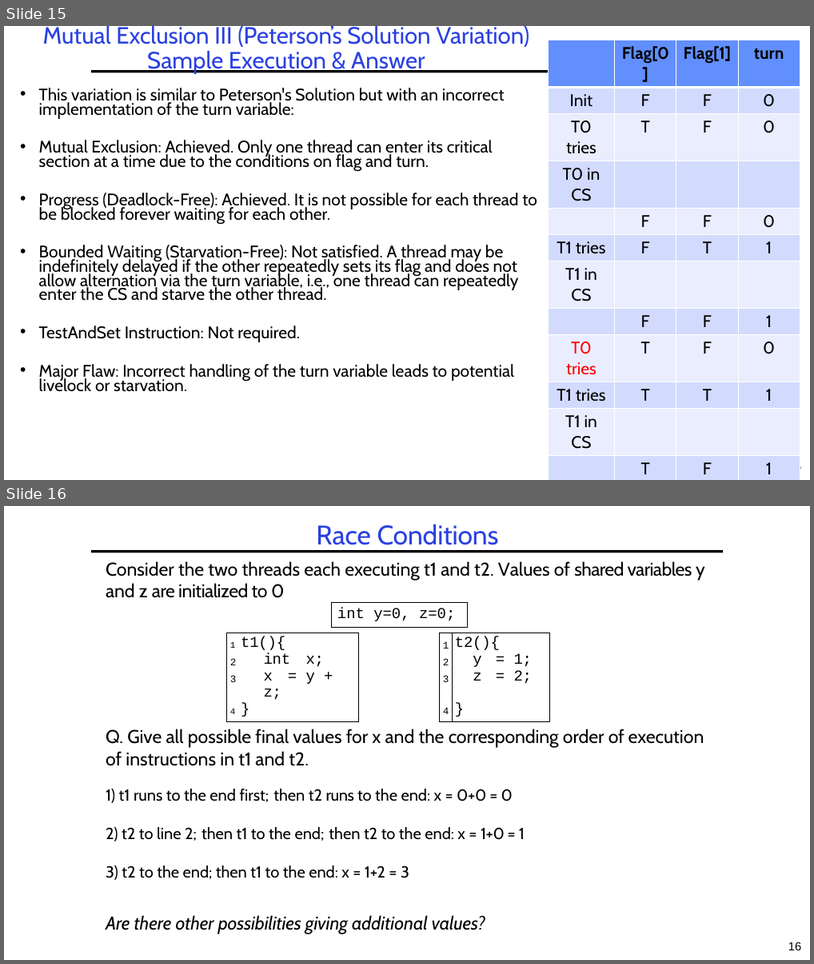
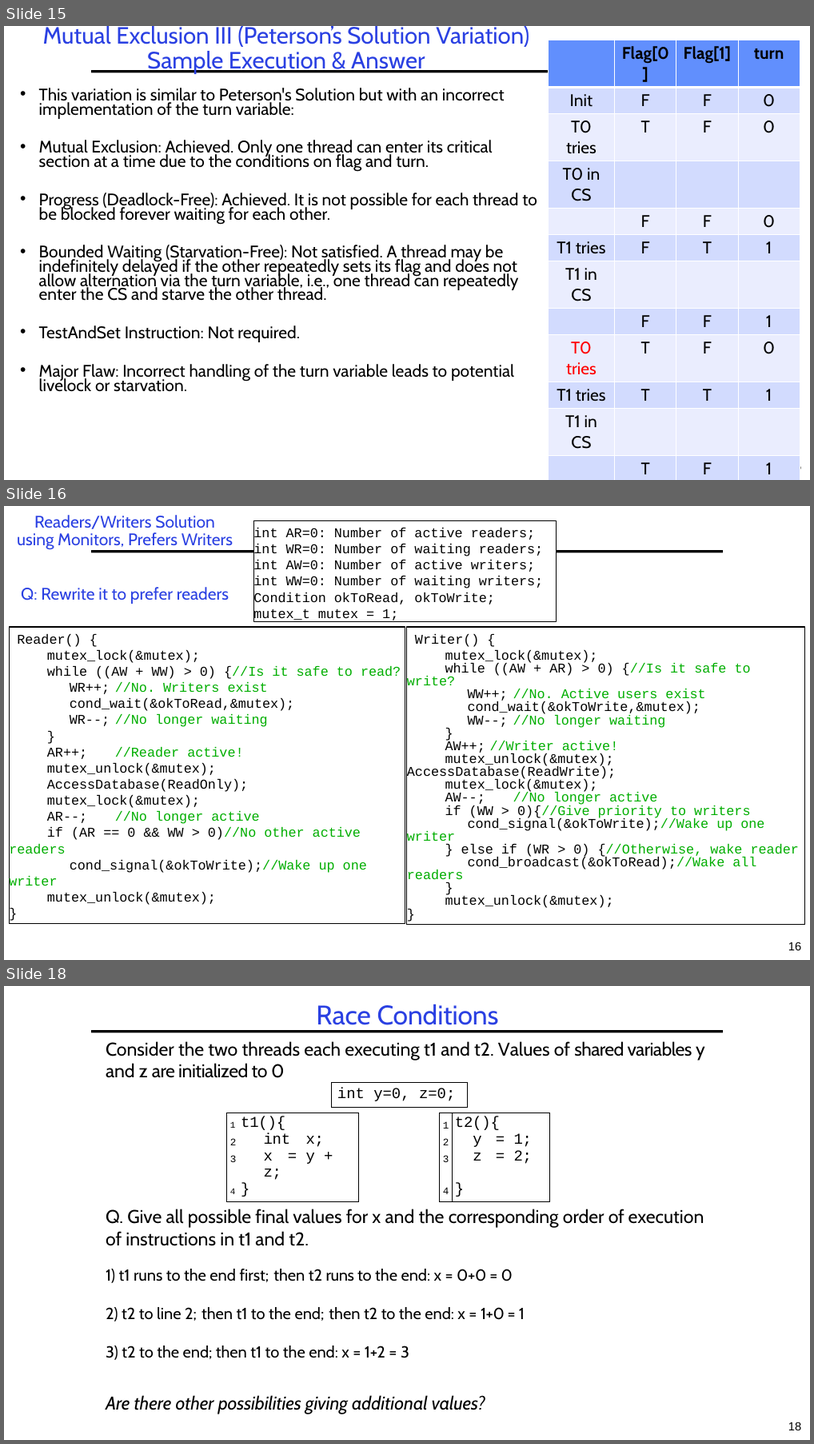
Before and after one commit to guhofstra/CSC256Fa25, a slide deck: PPTs/L3-Exercises ANS.pptx. Shown one above the other, each under a label of ours: slides 15 and 16 before the commit, slides 15, 16 and 18 after it; the slides between them are not shown. The pictures are 814x964 and 814x1444 pixels, drawn with LibreOffice and Linux fonts; fonts in the diff are those of the drawing. Boxes give left, top, right and bottom in pixels: in the first picture for what was removed or moved away, otherwise in the second. Text is boxed around its words. In the diff, an @@ line names an element or a change of style, - is before the commit and + after.

```diff
--- a/PPTs/L3-Exercises ANS.pptx
+++ b/PPTs/L3-Exercises ANS.pptx
@@ slide 16 added at (4, 506, 810, 960), background #FFFFFF; not listed: 1 template element that a slide beside it also shows @@
@@ title added at (17, 515, 233, 550), 20 pt, text #2A40E2 @@
+Readers/Writers Solution
+using Monitors, Prefers Writers
@@ rectangle added at (254, 520, 556, 621), fill #FFFFFF, outline #000000 1 pt, 16 pt, text #000000 @@
+int AR=0: Number of active readers;
+int WR=0: Number of waiting readers;
+int AW=0: Number of active writers;
+int WW=0: Number of waiting writers;
+Condition okToRead, okToWrite;
+mutex_t mutex = 1;
@@ text added at (21, 587, 229, 604), 20 pt, text #2A40E2 @@
+Q: Rewrite it to prefer readers
@@ rectangle added at (9, 627, 405, 924), outline #000000 1 pt, 16 pt, text #000000 @@
+Reader() {
+mutex_lock(&mutex);
+while ((AW + WW) > 0) {//Is it safe to read?
+WR++; //No. Writers exist
+cond_wait(&okToRead,&mutex);
+WR--; //No longer waiting
+}
+AR++; //Reader active!
+mutex_unlock(&mutex);
+AccessDatabase(ReadOnly);
+mutex_lock(&mutex);
+AR--; //No longer active
+if (AR == 0 && WW > 0)//No other active readers
+cond_signal(&okToWrite);//Wake up one writer
+mutex_unlock(&mutex);
+}
@@ rectangle added at (407, 627, 806, 924), fill #FFFFFF, outline #000000 1 pt, 16 pt, text #000000 @@
+Writer() {
+mutex_lock(&mutex);
+while ((AW + AR) > 0) {//Is it safe to write?
+WW++; //No. Active users exist
+cond_wait(&okToWrite,&mutex);
+WW--; //No longer waiting
+}
+AW++; //Writer active!
+mutex_unlock(&mutex); AccessDatabase(ReadWrite);
+mutex_lock(&mutex);
+AW--; //No longer active
+if (WW > 0){//Give priority to writers
+cond_signal(&okToWrite);//Wake up one writer
+} else if (WR > 0) {//Otherwise, wake reader
+cond_broadcast(&okToRead);//Wake all readers
+}
+mutex_unlock(&mutex);
+}
@@ page number added at (789, 941, 802, 950), 14 pt, text #000000 @@
+16
@@ what was slide 16 is now slide 18 @@
@@ page number at (789, 1421, 802, 1430): text changed @@
-16
+18
```
Also in this commit, not shown: 1 other slide added, 14 other files.
